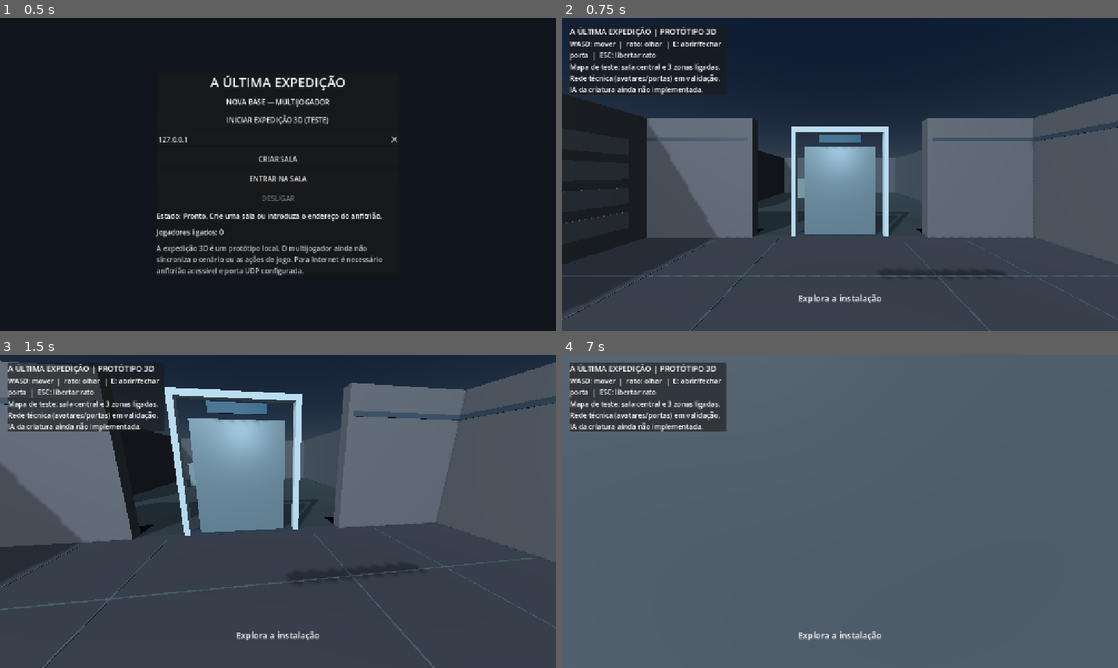
Above: before the commit, frames 1-4 (two rows, left to right).
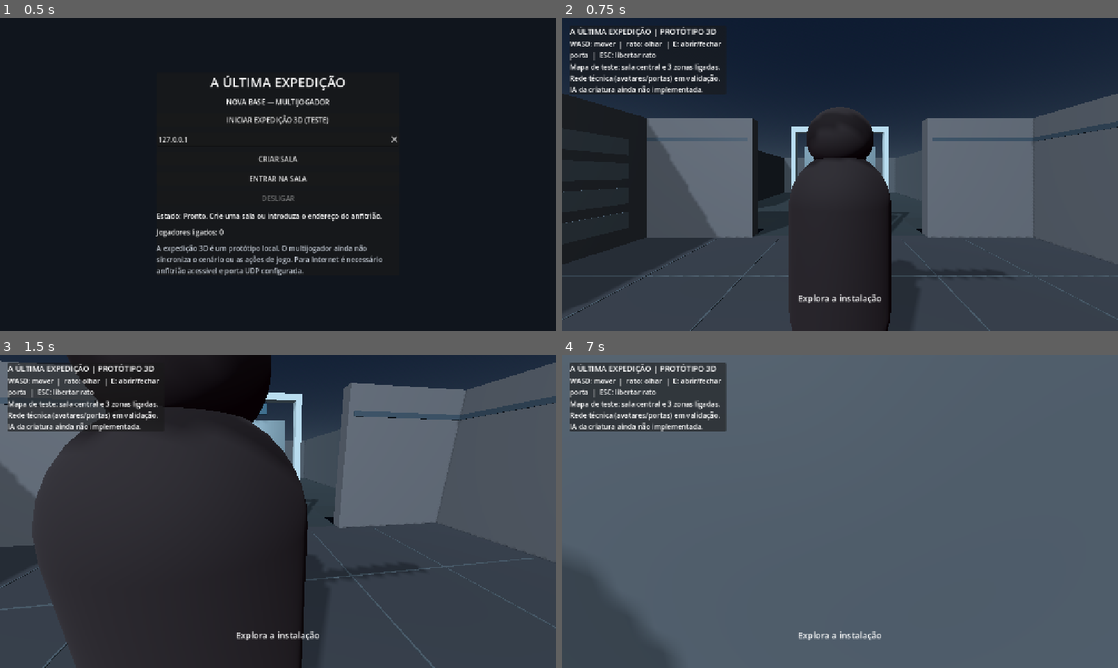
Above: after the commit, the same moments.

Repository: lufime/Valep-lis---Cidade-Viva-
Game: Godot game, scene res://scenes/main.tscn
Two runs of this game, one before a commit and one after it. Both use one fixed random seed, a clock stepped at 60 frames per second and the inputs below.
Inputs (mouse positions are in pixels of both pictures, inside the frame that each line leads up to):
- Up to frame 1 (0.5 s): no input
- Up to frame 2 (0.75 s): click "INICIAR EXPEDIÇÃO 3D (TESTE)" at 0.5 s
- Up to frame 3 (1.5 s): tap Enter at 1.25 s; move the mouse to (305, 511) at 1.27 s; hold W from 1.28 s (still down); tap E at 1.35 s; click (305, 511) at 1.42 s
- Up to frame 4 (7 s): move the mouse to (812, 511) at 2.02 s; tap E every 0.75 s from 2.1 to 6.6 s; move the mouse to (851, 505) at 2.77 s; move the mouse to (834, 517) at 3.52 s; click (834, 517) at 3.67 s; move the mouse to (878, 514) at 4.27 s; move the mouse to (795, 508) at 5.02 s; tap Space at 5.75 s; move the mouse to (845, 511) at 5.77 s; click (845, 511) at 5.92 s; tap Enter at 6.5 s; move the mouse to (817, 505) at 6.52 s; release W at 6.53 s; hold D from 6.53 s (still down)

Frame 1 is identical in both runs. In frame 2, 11% of the frame differs, in the area x 40-63%, y 28-100%; in frame 3, 35%, in the area x 5-59%, y 0-100%; in frame 4, 3.8%.

Commit message:
Corrigir integração da criatura na inicialização da expedição

Diff:
--- a/expedicao/scripts/expedition_3d.gd
+++ b/expedicao/scripts/expedition_3d.gd
@@ -440,6 +440,7 @@
 	_local_player = player
 	_player_states[multiplayer.get_unique_id()] = {"position": player.position, "yaw": player.rotation.y, "pitch": 0.0}
 	_build_hud()
+	_build_creature()
 	if multiplayer.multiplayer_peer != null and multiplayer.multiplayer_peer.get_connection_status() == MultiplayerPeer.CONNECTION_CONNECTED and not multiplayer.is_server():
 		call_deferred("_register_with_host")
 
